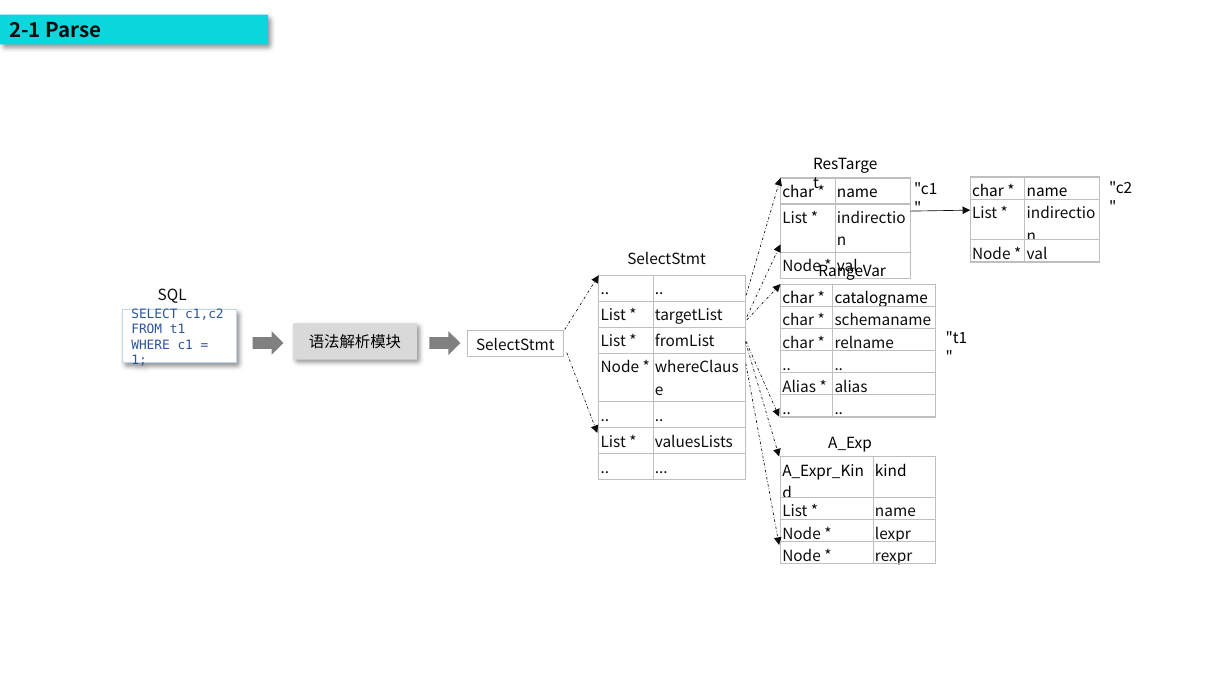
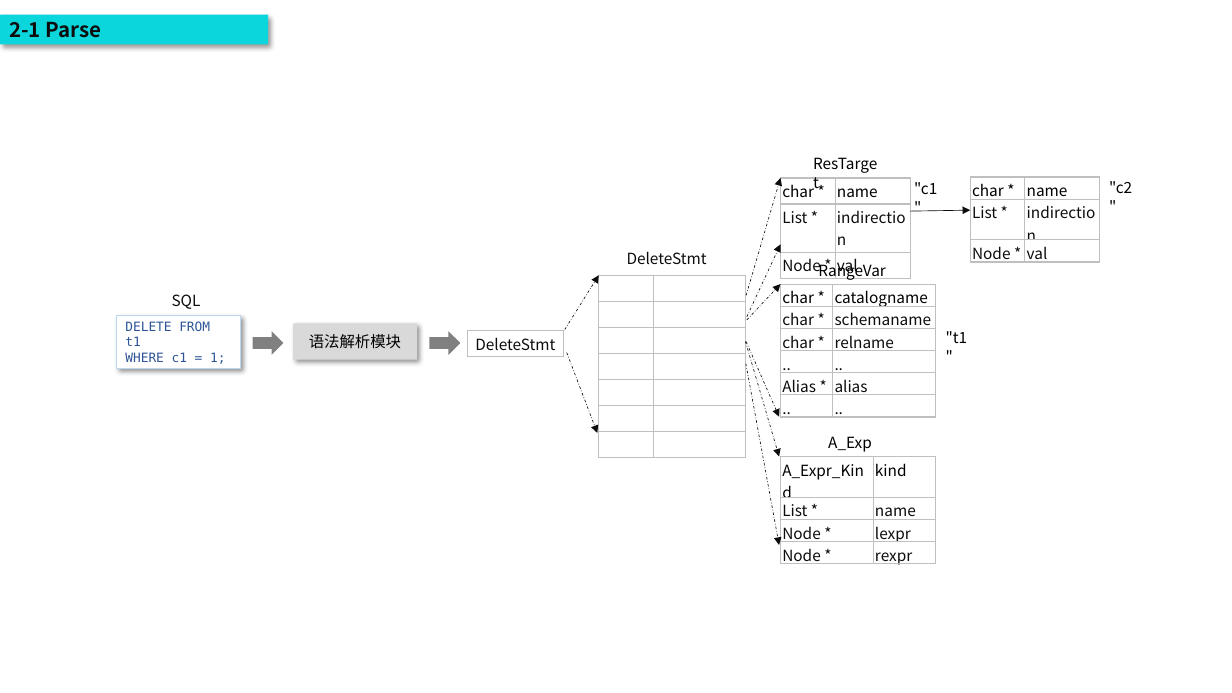
Before and after one commit to poorkk/lorand, a slide deck: slide 7 of source/doc/数据库安全.pptx (slide 5 before the commit). Drawn at 1232x693 pixels with LibreOffice and Linux fonts; fonts in the diff are those of the drawing. Boxes give left, top, right and bottom in pixels: in the first picture for what was removed or moved away, otherwise in the second. Text is boxed around its words. In the diff, an @@ line names an element or a change of style, - is before the commit and + after.

```diff
--- a/source/doc/数据库安全.pptx
+++ b/source/doc/数据库安全.pptx
@@ text at (627, 251, 707, 264): text changed @@
-SelectStmt
+DeleteStmt
@@ text "SQL": place and size @@
-text "SQL" at (158, 288, 187, 303)
+text "SQL" at (172, 294, 201, 309)
@@ table removed at (599, 275, 746, 451), 7 rows, 2 columns @@
-.. | ..
-List * | targetList
-List * | fromList
-Node * | whereClause
-.. | ..
-List * | valuesLists
-.. | ...
@@ table added at (599, 275, 746, 431), 7 rows, 2 columns @@
+ | 
+ | 
+ | 
+ | 
+ | 
+ | 
+ | 
@@ rectangle "DELETE FROM t1": place and size @@
-rectangle "DELETE FROM t1" at (122, 310, 236, 363)
+rectangle "DELETE FROM t1" at (116, 315, 240, 369)
@@ text in rectangle at (125, 321, 210, 346): text changed @@
-SELECT c1,c2
-FROM t1
+DELETE FROM t1
@@ table at (468, 331, 565, 354) @@
-row 1, column 1: SelectStmt
+row 1, column 1: DeleteStmt
```
Also in this commit, not shown: 1 other slide changed, 3 slides added.
